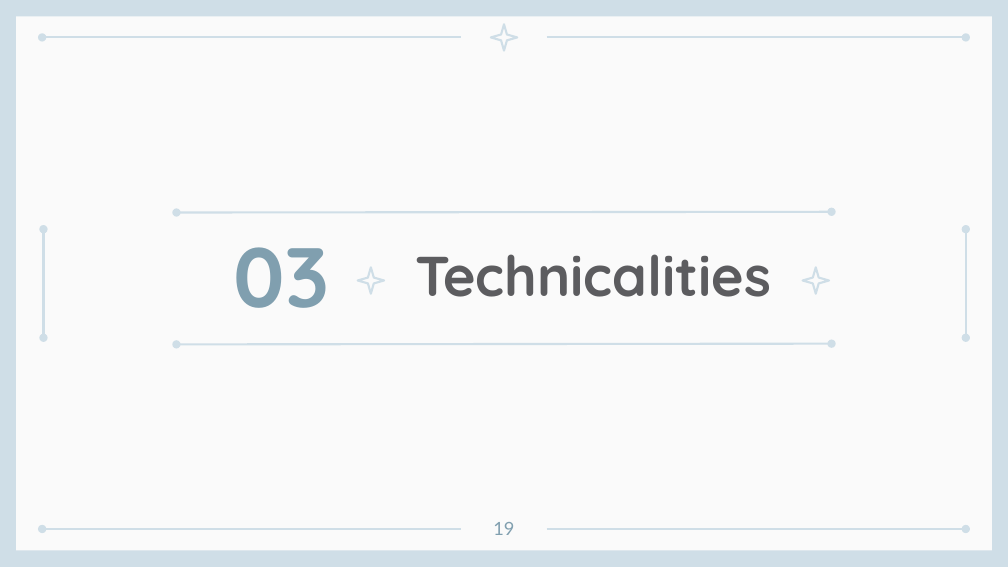
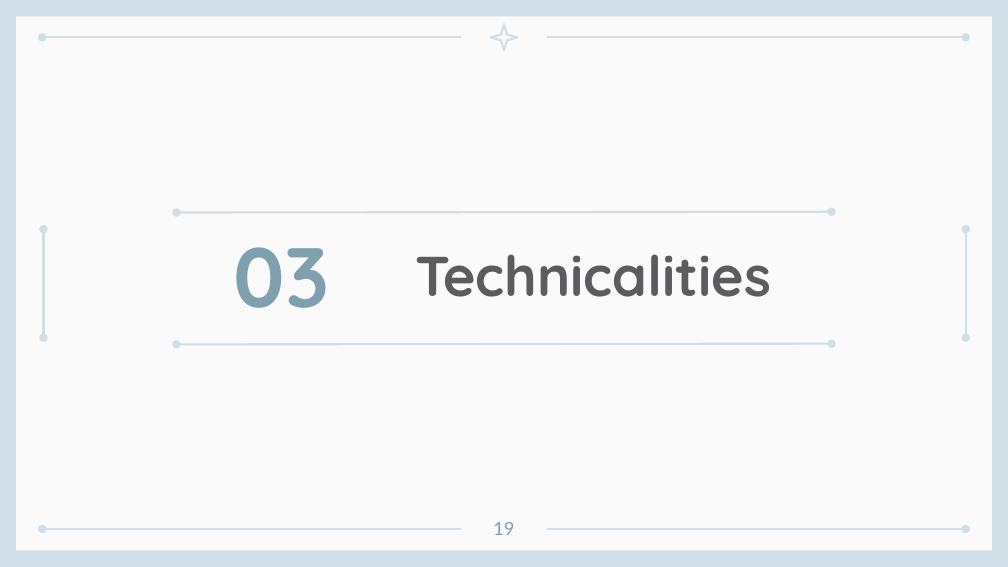
Before and after one commit to AliHashish/FIFA_Players_Analysis, a slide deck: slide 19 of Docs/Team10.pptx. Drawn at 1008x567 pixels with LibreOffice and Linux fonts; fonts in the diff are those of the drawing. Boxes give left, top, right and bottom in pixels: in the first picture for what was removed or moved away, otherwise in the second. Text is boxed around its words. In the diff, an @@ line names an element or a change of style, - is before the commit and + after.

```diff
--- a/Docs/Team10.pptx
+++ b/Docs/Team10.pptx
@@ star removed at box(358, 267, 384, 293) @@
@@ star removed at box(802, 267, 829, 293) @@
```
Also in this commit, not shown: 2 other slides changed.
